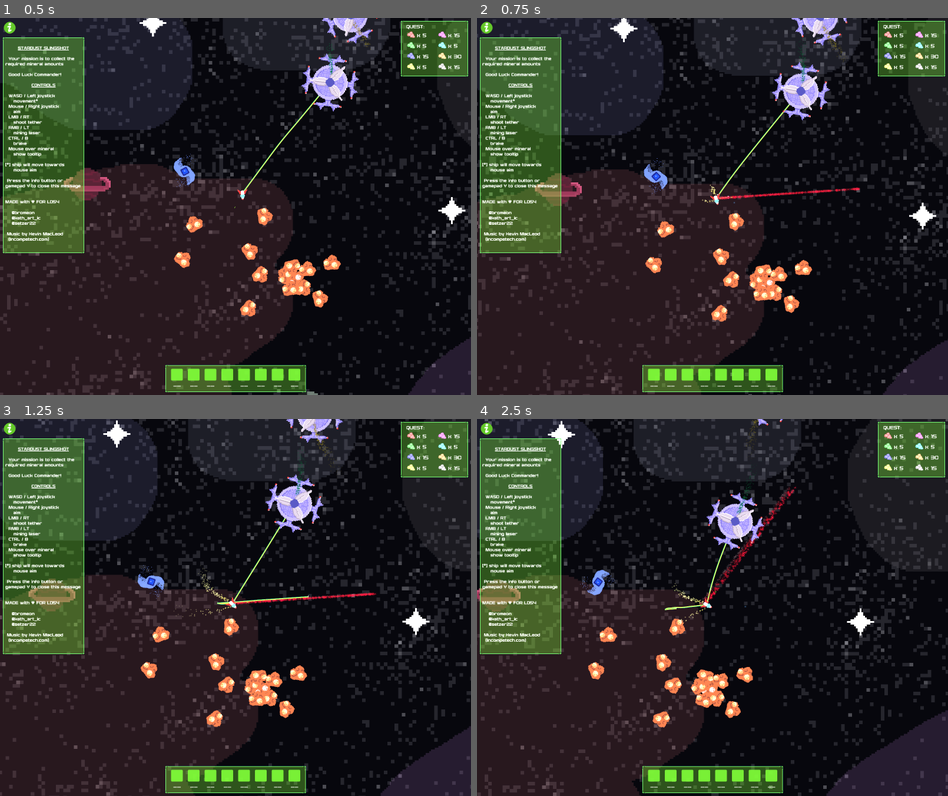
Above: before the commit, frames 1-4 (two rows, left to right).
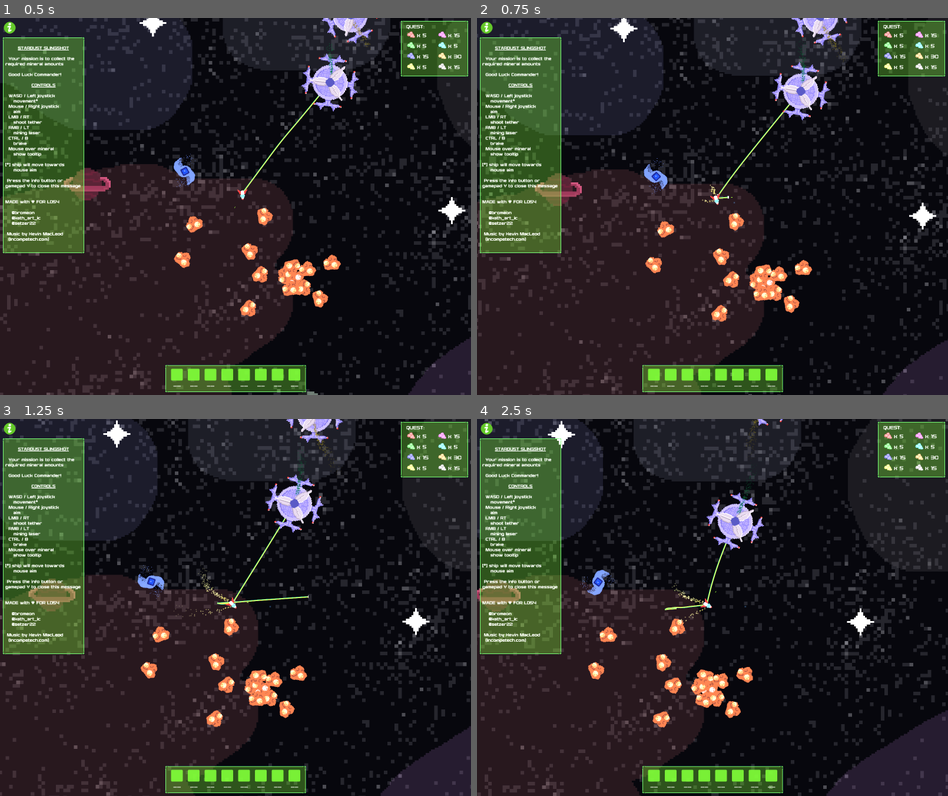
Above: after the commit, the same moments.

Repository: Bromeon/LudumDare54
Game: Godot game, scene res://Scenes/GameViewport/GameViewport.tscn
Two runs of this game, one before a commit and one after it. Both use one fixed random seed, a clock stepped at 60 frames per second and the inputs below. The engine's default icon, where the game draws it, is replaced by a stand-in: a white triangle on a blue panel in a dark square.
Inputs (mouse positions are in pixels of both pictures, inside the frame that each line leads up to):
- Up to frame 1 (0.5 s): no input
- Up to frame 2 (0.75 s): move the mouse to (816, 187) at 0.52 s; hold D (Right) from 0.53 s (still down); hold Right mouse button (ShootLaser) from 0.53 s (still down); click (816, 187) at 0.67 s
- Up to frame 3 (1.25 s): keep holding D (Right); keep holding Right mouse button (ShootLaser)
- Up to frame 4 (2.5 s): move the mouse to (618, 626) at 1.27 s; release D (Right) at 1.28 s; release Right mouse button (ShootLaser) at 1.28 s; hold Ctrl (Brake) 1.28-2.03 s; tap Space (ShootTether) at 1.35 s; move the mouse to (759, 524) at 2.02 s; hold D (Right) from 2.03 s (still down); hold Right mouse button (ShootLaser) from 2.03 s (still down)

Frame 1 is identical in both runs. In frame 2, 0.2% of the frame differs, in the area x 51-82%, y 44-49%; in frame 3, 0.2%; in frame 4, 0.4%, in the area x 47-68%, y 17-50%.

Commit message:
Make both blooms work

Diff:
--- a/Autoloads/GameData.gd
+++ b/Autoloads/GameData.gd
@@ -1,4 +1,6 @@
 extends Node
+
+var is_using_bloom_hack: bool = false
 
 var mineral_amounts = {}
 
--- a/Scenes/Environment/WorldEnvironment.tres
+++ b/Scenes/Environment/WorldEnvironment.tres
@@ -2,6 +2,7 @@
 
 [resource]
 background_mode = 3
+glow_enabled = true
 glow_levels/2 = 2.9
 glow_levels/3 = 5.49
 glow_levels/4 = 0.18
--- /dev/null
+++ b/Scenes/GameViewport/GameViewport.gd
@@ -0,0 +1,9 @@
+extends SubViewportContainer
+
+func _ready():
+	var env : Environment = $SubViewport/Main/WorldEnvironment.environment
+	env.glow_enabled = false
+
+# Called every frame. 'delta' is the elapsed time since the previous frame.
+func _process(delta):
+	pass
--- a/Scenes/GameViewport/GameViewport.tscn
+++ b/Scenes/GameViewport/GameViewport.tscn
@@ -1,7 +1,8 @@
-[gd_scene load_steps=4 format=3 uid="uid://c04s1hmd8uthp"]
+[gd_scene load_steps=5 format=3 uid="uid://c04s1hmd8uthp"]
 
 [ext_resource type="Shader" path="res://Scenes/GameViewport/GameViewport.gdshader" id="1_6kcds"]
 [ext_resource type="PackedScene" uid="uid://cu50tbbse7fvj" path="res://Scenes/Main/Main.tscn" id="1_ly1ge"]
+[ext_resource type="Script" path="res://Scenes/GameViewport/GameViewport.gd" id="2_4v7x4"]
 
 [sub_resource type="ShaderMaterial" id="ShaderMaterial_70scv"]
 shader = ExtResource("1_6kcds")
@@ -17,6 +18,7 @@
 grow_horizontal = 2
 grow_vertical = 2
 stretch = true
+script = ExtResource("2_4v7x4")
 
 [node name="SubViewport" type="SubViewport" parent="."]
 handle_input_locally = false
--- a/Scenes/PlayerShip/Laser.tscn
+++ b/Scenes/PlayerShip/Laser.tscn
@@ -29,7 +29,9 @@
 scale_min = 1.8
 scale_max = 2.2
 color_ramp = SubResource("GradientTexture1D_axka1")
-attractor_interaction_enabled = false
+collision_mode = 1
+collision_friction = 0.1
+collision_bounce = 0.75
 
 [sub_resource type="Gradient" id="Gradient_qxh4a"]
 offsets = PackedFloat32Array(0, 0.038961, 0.638743, 0.793194, 1)
@@ -54,7 +56,6 @@
 scale_min = 1.8
 scale_max = 2.2
 color_ramp = SubResource("GradientTexture1D_sdwjd")
-attractor_interaction_enabled = false
 
 [node name="Laser" type="Node2D"]
 script = ExtResource("1_su6c4")
@@ -65,6 +66,7 @@
 process_material = SubResource("ParticleProcessMaterial_ia2is")
 texture = ExtResource("2_wtf1c")
 lifetime = 0.2
+visibility_rect = Rect2(-1000, -1000, 2000, 2000)
 
 [node name="Impact" type="GPUParticles2D" parent="."]
 z_index = 1
@@ -72,6 +74,7 @@
 process_material = SubResource("ParticleProcessMaterial_r0e02")
 texture = ExtResource("2_wtf1c")
 lifetime = 0.5
+visibility_rect = Rect2(-1000, -1000, 2000, 2000)
 
 [node name="SFX" type="AudioStreamPlayer" parent="."]
 stream = ExtResource("3_kun3p")
--- a/project.godot
+++ b/project.godot
@@ -10,7 +10,7 @@
 
 [application]
 
-config/name="Stardust Slingshots"
+config/name="Stardust Slingshot"
 run/main_scene="res://Scenes/GameViewport/GameViewport.tscn"
 config/features=PackedStringArray("4.1", "Forward Plus")
 config/icon="res://Assets/Sprites/Player_V1.png"
